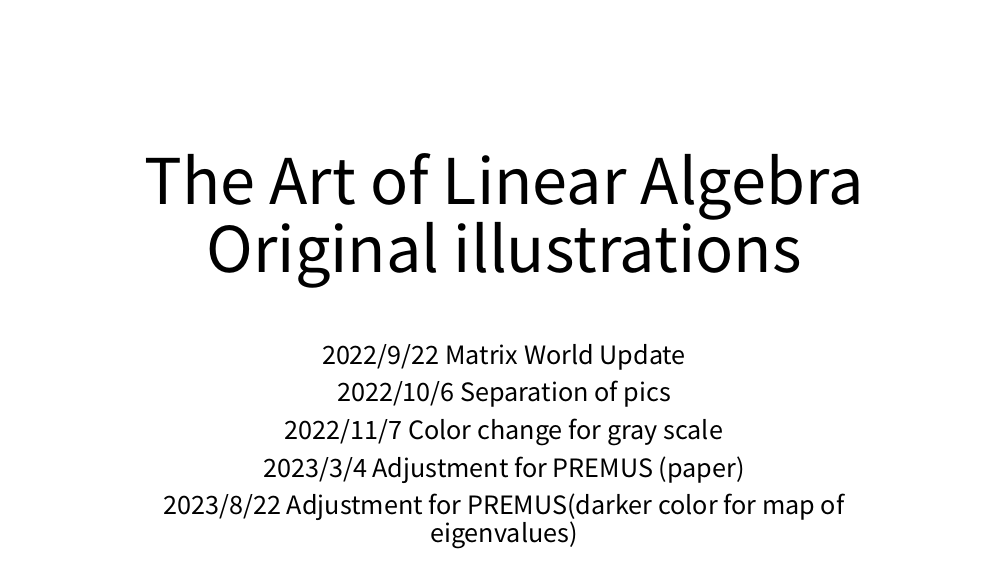
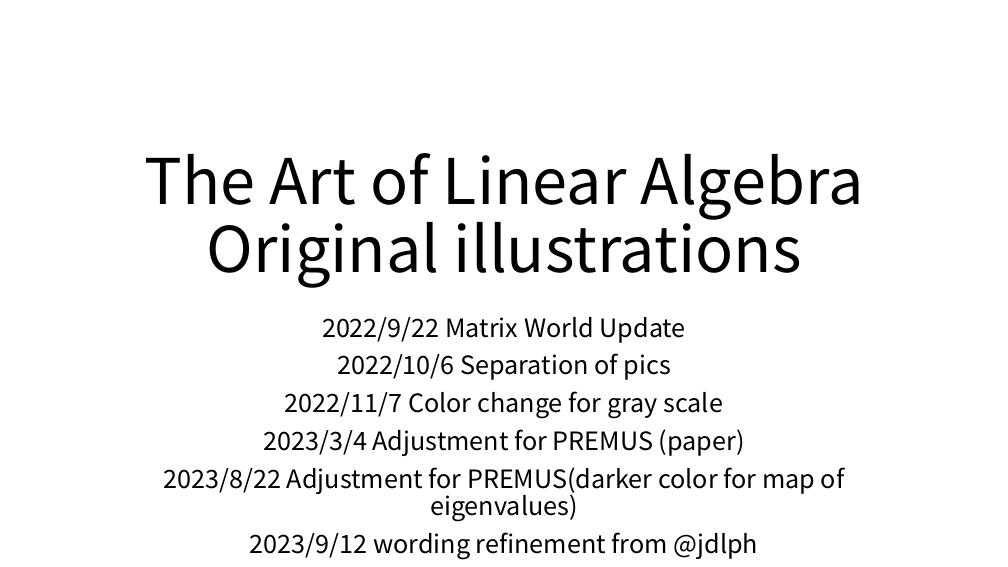
Before and after one commit to kenjihiranabe/The-Art-of-Linear-Algebra, a slide deck: slide 1 of Illustrations.pptx. Drawn at 1008x567 pixels with LibreOffice and Linux fonts; fonts in the diff are those of the drawing. Boxes give left, top, right and bottom in pixels: in the first picture for what was removed or moved away, otherwise in the second. Text is boxed around its words. In the diff, an @@ line names an element or a change of style, - is before the commit and + after.

Commit message:
wording refinement by @jdlph

```diff
--- a/Illustrations.pptx
+++ b/Illustrations.pptx
@@ subtitle "2022/9/22 Matrix World Update" moved from (x1=164, y1=344, x2=844, y2=549) to (x1=164, y1=317, x2=844, y2=560) @@
@@ subtitle at (x1=250, y1=532, x2=758, y2=560): paragraph added @@
+2023/9/12 wording refinement from @jdlph
```
Also in this commit, not shown: 3 other slides changed, 31 other files.
